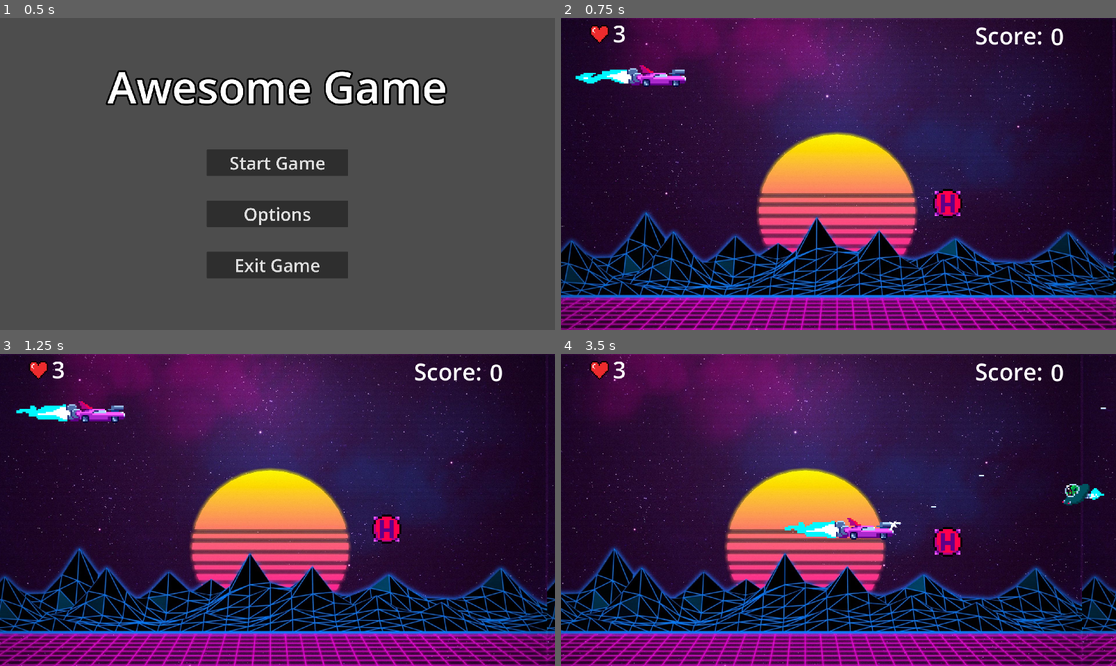
Above: before the commit, frames 1-4 (two rows, left to right).
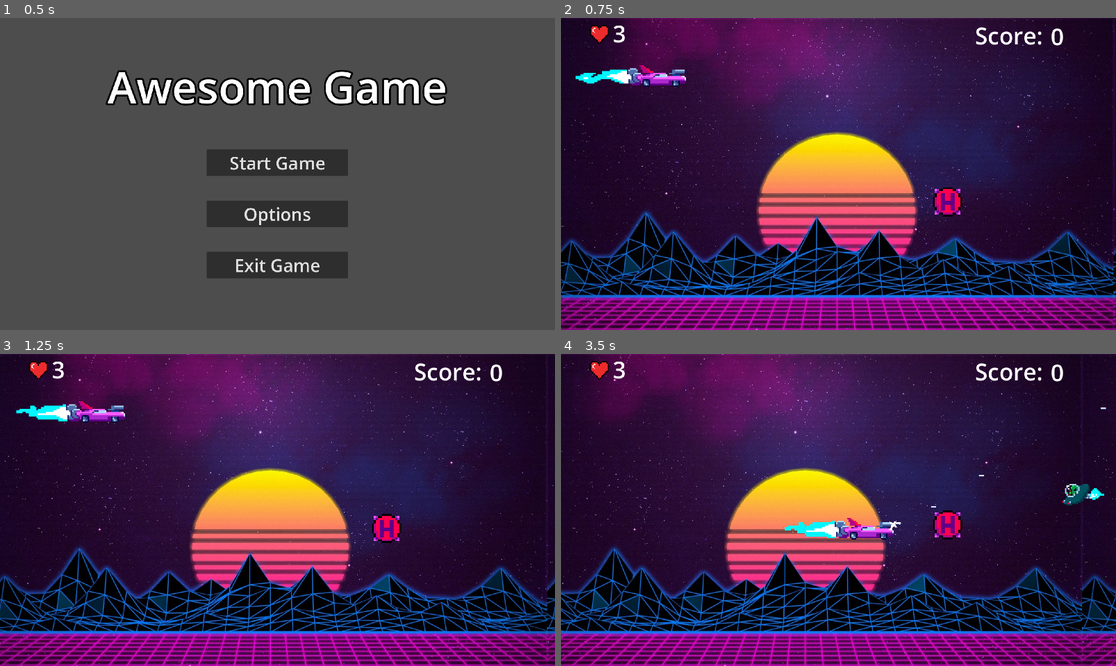
Above: after the commit, the same moments.

Repository: P0ddy/Project-Bentley
Game: Godot game, scene res://Scenes/Menu/main_menu.tscn
The game is run twice, just before and just after one commit, with the same random seed, the same clock (stepped at 60 frames per second) and the same inputs. Sound files missing from this copy of the repository are replaced by a short silence.
Inputs:
- Up to frame 1 (0.5 s): no input
- Up to frame 2 (0.75 s): click "Start Game" at 0.5 s
- Up to frame 3 (1.25 s): no input
- Up to frame 4 (3.5 s): hold D (right) 1.28-2.03 s; hold Space (shoot) 1.28-2.03 s; hold S (down) 2.03-2.78 s; tap Space (shoot) at 2.1 s; hold D (right) from 2.78 s (still down); hold Space (shoot) from 2.78 s (still down)

Frame 1 is identical in both runs. In frame 2, 0.2% of the frame differs, in the area x 67-73%, y 54-65%; in frame 3, less than 0.1%; in frame 4, 0.7%, in the area x 67-73%, y 50-66%.

Commit message:
add health pickup script

Diff:
--- a/Scenes/MainScene/PickUps/health_pick_up.gd
+++ b/Scenes/MainScene/PickUps/health_pick_up.gd
@@ -1,9 +1,10 @@
 extends Area2D
 
 var player = null
-var healt
-
+var health = 1
 
 func _on_body_entered(body):
 	if body.is_in_group("Player"):
 		player = body
+		Global.health += 1
+		queue_free()
--- a/Scenes/MainScene/PickUps/health_pick_up.tscn
+++ b/Scenes/MainScene/PickUps/health_pick_up.tscn
@@ -4,11 +4,12 @@
 [ext_resource type="Texture2D" uid="uid://cv5hbyud3qm6d" path="res://Assets/PickUps/Upgrades/HealthPickUp.png" id="1_kpubu"]
 
 [sub_resource type="CircleShape2D" id="CircleShape2D_tl7k4"]
-radius = 9.00086
+radius = 6.06426
 
 [sub_resource type="Animation" id="Animation_8xm01"]
 resource_name = "AufundAb"
 length = 2.05
+loop_mode = 1
 tracks/0/type = "value"
 tracks/0/imported = false
 tracks/0/enabled = true
@@ -16,10 +17,22 @@
 tracks/0/interp = 1
 tracks/0/loop_wrap = true
 tracks/0/keys = {
-"times": PackedFloat32Array(0.1, 1, 2),
+"times": PackedFloat32Array(0, 1, 2),
 "transitions": PackedFloat32Array(1, 1, 1),
 "update": 0,
-"values": [Vector2(0, 1), Vector2(0, -64), Vector2(0, 2)]
+"values": [Vector2(0, 1), Vector2(0, -64), Vector2(0, 1)]
+}
+tracks/1/type = "value"
+tracks/1/imported = false
+tracks/1/enabled = true
+tracks/1/path = NodePath("CollisionShape2D:position")
+tracks/1/interp = 1
+tracks/1/loop_wrap = true
+tracks/1/keys = {
+"times": PackedFloat32Array(0, 1, 2),
+"transitions": PackedFloat32Array(1, 1, 1),
+"update": 0,
+"values": [Vector2(0, 1), Vector2(0, -64), Vector2(0, 1)]
 }
 
 [sub_resource type="AnimationLibrary" id="AnimationLibrary_03eds"]
@@ -31,13 +44,13 @@
 script = ExtResource("1_d2gn8")
 
 [node name="CollisionShape2D" type="CollisionShape2D" parent="."]
-position = Vector2(-3, -28.115)
+position = Vector2(0, -3.98845)
 scale = Vector2(10.555, 10.555)
 shape = SubResource("CircleShape2D_tl7k4")
 one_way_collision_margin = 0.0
 
 [node name="Sprite2D" type="Sprite2D" parent="."]
-position = Vector2(0, 2)
+position = Vector2(0, -3.98845)
 scale = Vector2(0.675, 0.675)
 texture = ExtResource("1_kpubu")
 
--- a/Scenes/MainScene/player.gd
+++ b/Scenes/MainScene/player.gd
@@ -61,7 +61,6 @@
 func player_hit():
 	health -= 1
 	Global.health -= 1
-
 	GetDamageSound.play()
 	$AnimatedSprite.modulate = Color.DARK_RED
 	await get_tree().create_timer(0.1).timeout
@@ -69,6 +68,6 @@
 
 
 
-	if health == 0:
+	if Global.health == 0:
 		get_tree().change_scene_to_file("res://Scenes/Menu/game_over.tscn")
 		queue_free()
